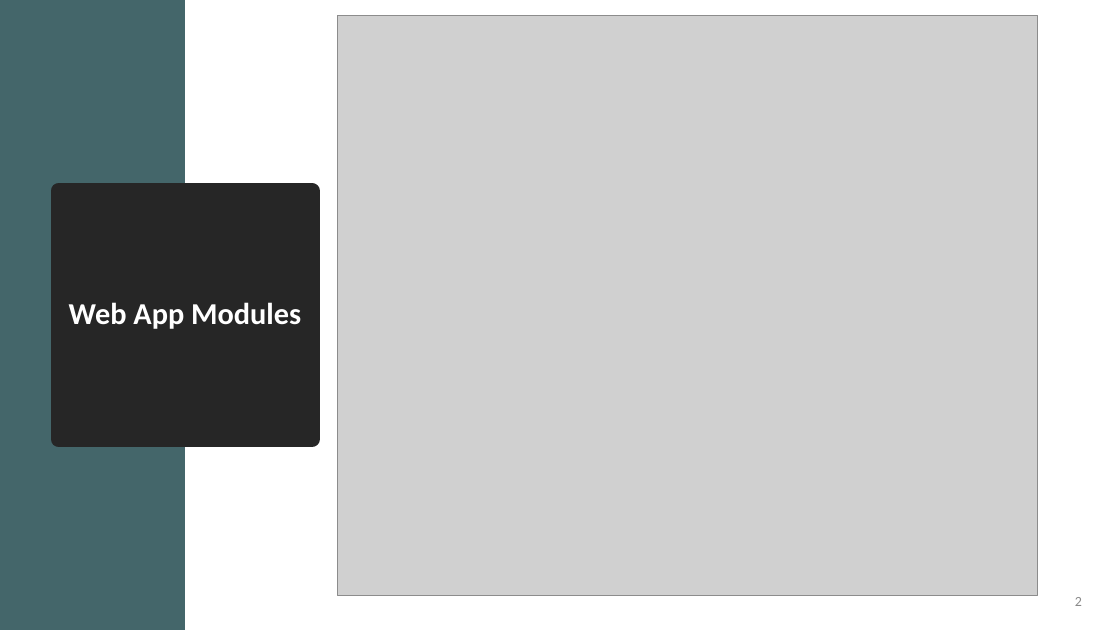
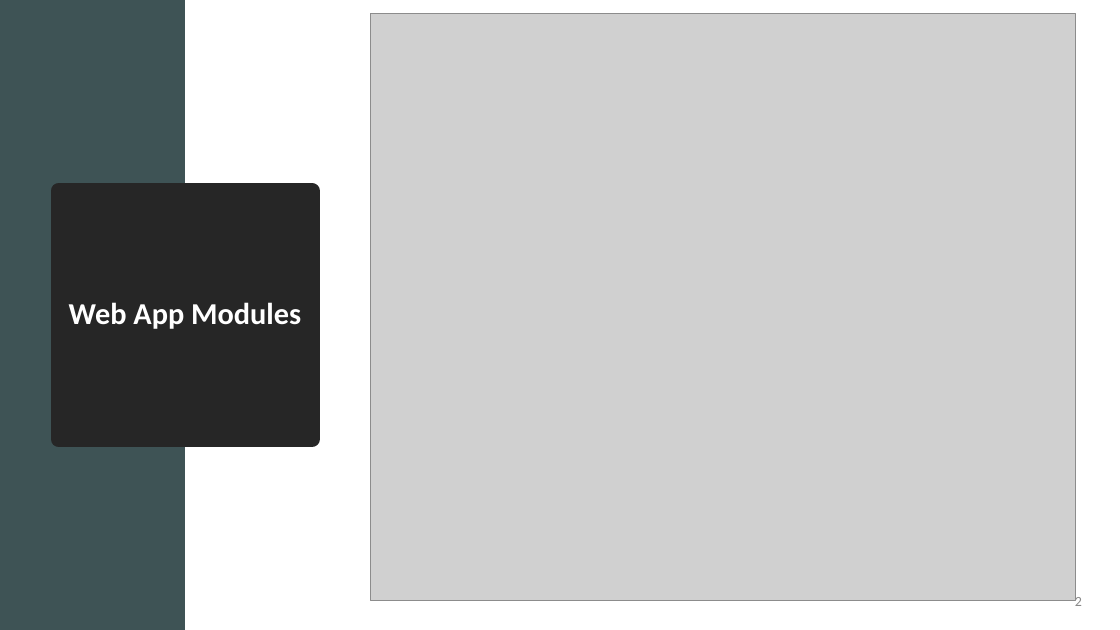
Before and after one commit to mahdimzh/ENGO651-Lab, a slide deck: slide 2 of Report/FinalProjectPresentation-Demo.pptx. Drawn at 1120x630 pixels with LibreOffice and Linux fonts; fonts in the diff are those of the drawing; grey boxes stand for pictures. Boxes give left, top, right and bottom in pixels: in the first picture for what was removed or moved away, otherwise in the second. Text is boxed around its words. In the diff, an @@ line names an element or a change of style, - is before the commit and + after.

```diff
--- a/Report/FinalProjectPresentation-Demo.pptx
+++ b/Report/FinalProjectPresentation-Demo.pptx
@@ rectangle at box(0, 0, 185, 630): fill #44666A to #3E5355 @@
@@ picture: place and size @@
-picture at box(337, 15, 1038, 596)
+picture at box(371, 13, 1075, 601)
```
Also in this commit, not shown: 2 other slides changed, 1 other file.
